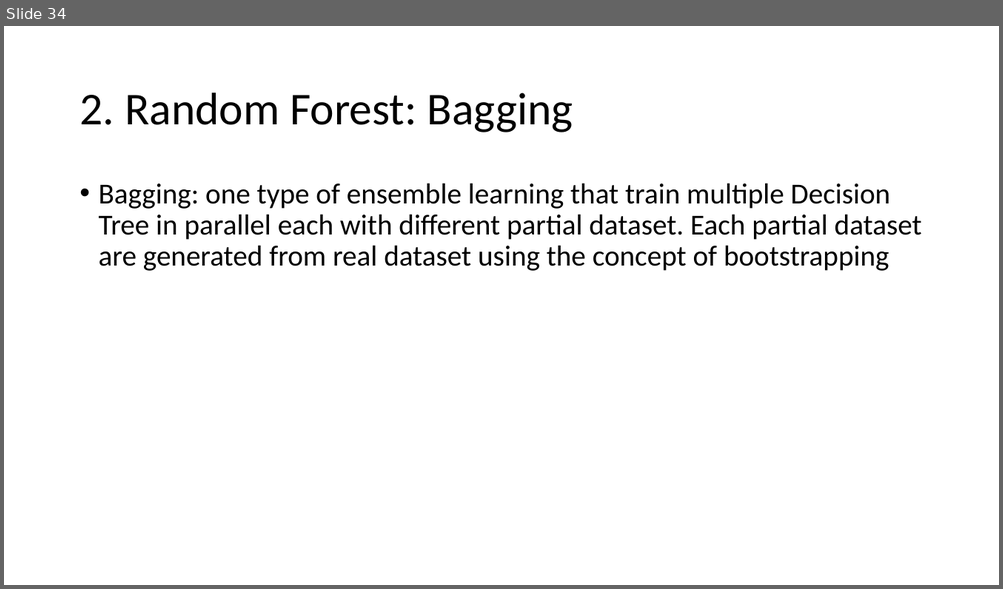
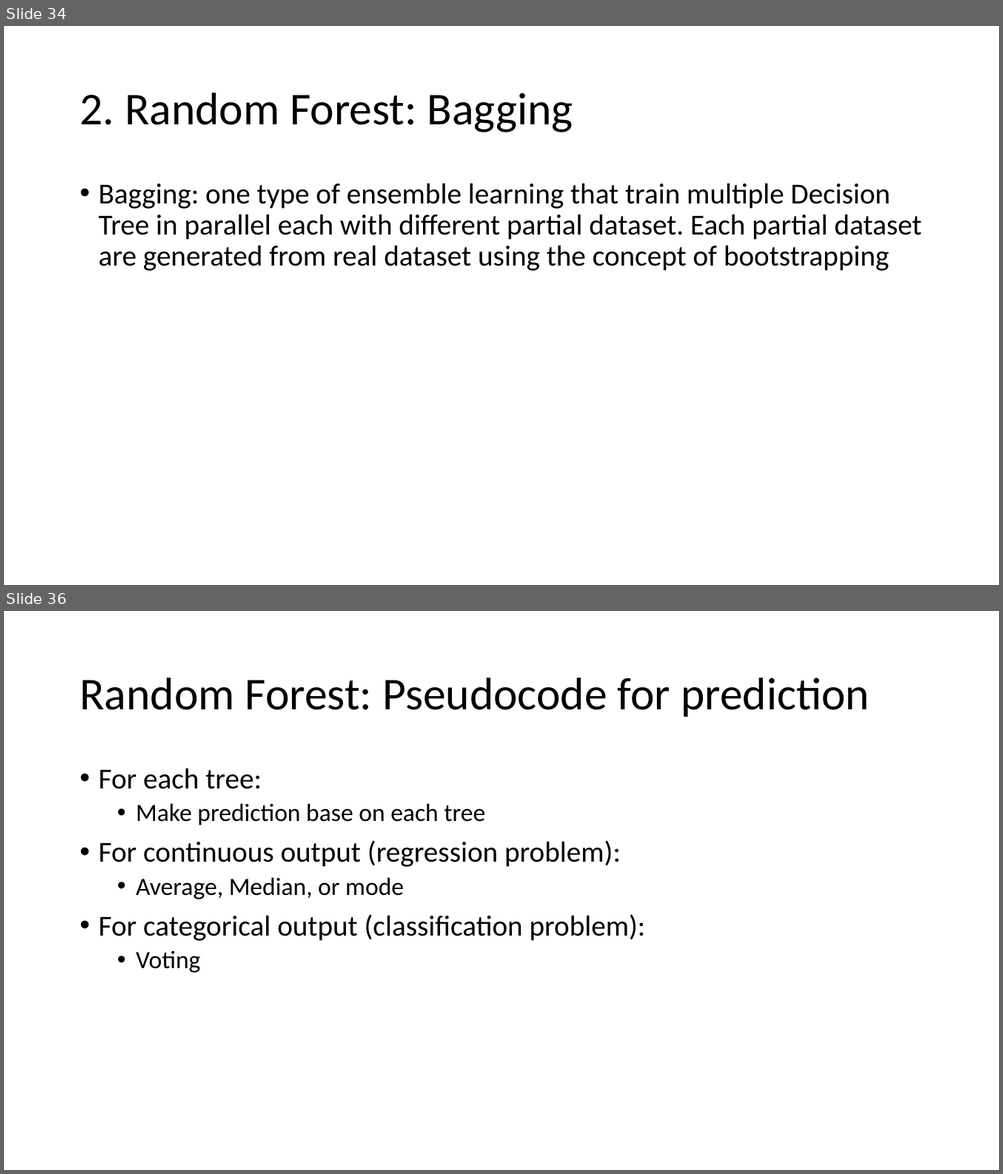
Before and after one commit to gucino/Machine-Learning, a slide deck: Decision_tree_and_Random_forest.pptx. Shown one above the other, each under a label of ours: slide 34 before the commit, slides 34 and 36 after it; the slides between them are not shown. The pictures are 1003x589 and 1003x1174 pixels, drawn with LibreOffice and Linux fonts; fonts in the diff are those of the drawing. Boxes give left, top, right and bottom in pixels: in the first picture for what was removed or moved away, otherwise in the second. Text is boxed around its words. In the diff, an @@ line names an element or a change of style, - is before the commit and + after.

```diff
--- a/Decision_tree_and_Random_forest.pptx
+++ b/Decision_tree_and_Random_forest.pptx
@@ slide 36 added at (4,611,999,1170), background #000000 @@
@@ title added at (79,678,869,717), 44 pt, text #FFFFFF @@
+Random Forest: Pseudocode for prediction
@@ text added at (99,768,646,973), 28 pt, text #FFFFFF @@
+• For each tree:
+  • Make prediction base on each tree
+• For continuous output (regression problem):
+  • Average, Median, or mode
+• For categorical output (classification problem):
+  • Voting
```
Also in this commit, not shown: 1 slide changed, 1 other slide added.
